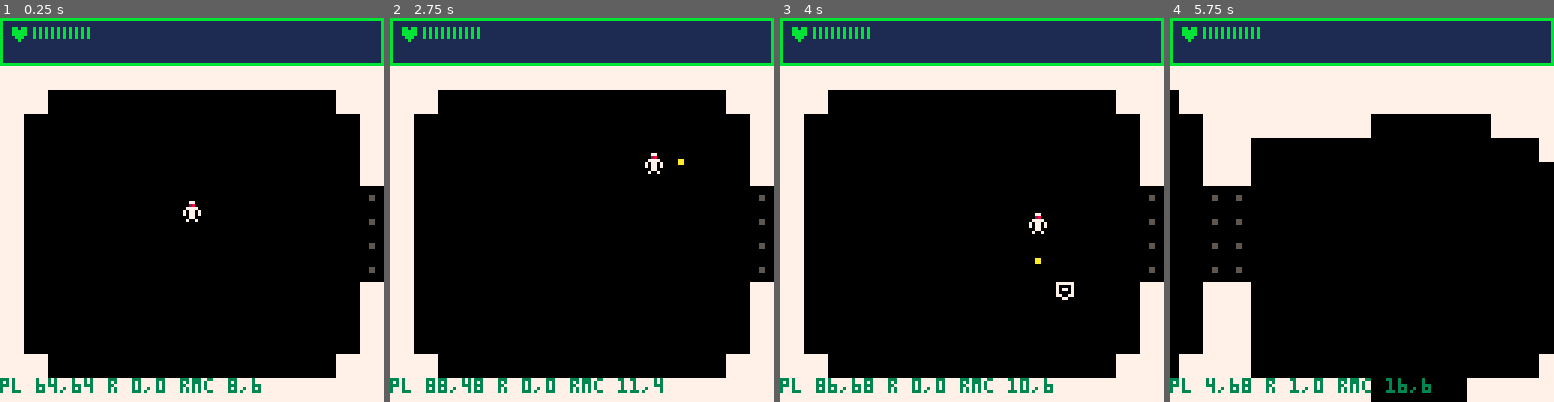
Above: before the commit, frames 1-4 (left to right).
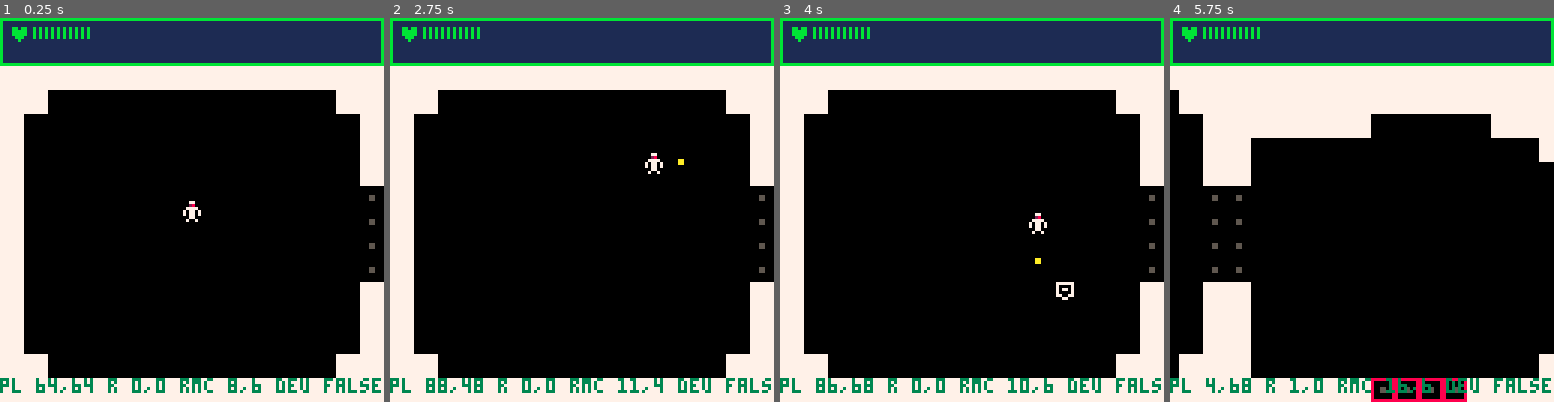
Above: after the commit, the same moments.

Repository: PedroMR/pico8
Game: PICO-8 cartridge ptron.p8
Same seed, same stepped clock (60 frames per second), same inputs: the game is played once before the commit and once after it.
Inputs:
- Up to frame 1 (0.25 s): no input
- Up to frame 2 (2.75 s): tap X (X key) at 0.33, 1.07, 1.85 s; tap O (Z key) at 0.7, 1.7, 2.1, 2.5 s; hold Right 1.6-2.1 s; hold Up 2.15-2.42 s; hold Right from 2.47 s (still down)
- Up to frame 3 (4 s): tap O (Z key) at 2.9, 3.3, 3.7 s; tap X (X key) at 2.97 s; release Right at 3.03 s; hold Left 3.08-3.58 s; hold Down 3.63-3.97 s
- Up to frame 4 (5.75 s): hold Right 4.02-4.68 s; tap X (X key) at 4.08, 5.2 s; tap O (Z key) every 0.4 s from 4.1 to 5.7 s; hold Up 4.73-5.03 s; hold Left 5.08-5.68 s; hold Down from 5.73 s (still down)

The runs differ from the first frame. In frame 1, 0.5% of the frame differs, in the area x 71-100%, y 93-98%; in frame 2, 0.4%; in frame 3, 0.4%; in frame 4, 1.1%, in the area x 52-100%, y 93-100%.

Commit message:
Doors open when enemies are all dead

Diff:
--- a/ptron.p8
+++ b/ptron.p8
@@ -14,7 +14,7 @@
 local room_trans_t=0
 local room_trans_d={0,0}
 local room_trans_time=40
-
+local dr_ene_unlocked=false
 -- player 🐱
 local pl={x=64,y=64,spr=1,shot=10,w=4,h=6}
 local pl_last={x=1,y=0}
@@ -57,8 +57,13 @@
 
 function tile_at(rm,x,y)
  local rx,ry=tile_from_coord(rm,x,y)
- local tx,ty=flr(rx/8),flr(ry/8)
  local t=mget(rx,ry)
+ return t
+end
+
+function tile_at_tcoord(rm,tx,ty)
+ local rx,ry=tile_from_coord(rm,0,0)
+ local t=mget(rx+tx,ry+ty)
  return t
 end
 
@@ -269,6 +274,19 @@
 end
 
 function upd_door()
+ if #ene_obj+#ene_q==0 and not dr_ene_unlocked then
+  dr_ene_unlocked=true
+  for i=0,14 do
+   for j=0,16 do
+		 	local rx,ry=tile_from_coord(room,scr.x0,scr.y0)
+    local tx,ty=rx+j,ry+i
+    local tile=mget(tx,ty)
+    if(tile==66) mset(tx,ty,65)
+
+   end
+  end
+ end
+
  local t=tile_at(room,pl.x,pl.y)
  local f=fget(t)
 	if band(f,2)>0 then
@@ -302,6 +320,7 @@
  room_trans_t=room_trans_time
  set_room(nroom)
  on_door = true
+ dr_ene_unlocked = false
  if pl.y>=120 then
  	pl.y = 4
  	room_trans_d={x=0,y=1}
@@ -324,7 +343,7 @@
  ene_obj={}
  pl_bul={}
  particles={}
- ene_q={e1,e1,e1} --todo per room
+ ene_q={e1} --todo per room
 end
 
 function upd_spawn()
@@ -457,7 +476,7 @@
  color(3)
  local rx,ry=room_tile(room,pl.x,pl.y)
  local rxc,ryc=tile_from_coord(room,pl.x,pl.y)
- print("pl "..pl.x..","..pl.y.." r "..rx..","..ry.. " rmc "..rxc..","..ryc,0,120)
+ print("pl "..pl.x..","..pl.y.." r "..rx..","..ry.. " rmc "..rxc..","..ryc.." deu "..tostr(dr_ene_unlocked),0,120)
 end
 
 function draw_trans()
@@ -707,7 +726,7 @@
 4000000000000000000000000000004040000000000000000000000000000040400000000040400040404000000000404000000000404040404040000000004040000000000000000000000000000040400000000000000000000000000000400000000000000000000000000000000000000000000000000000000000000000
 4000000000000000000000000000004040000000000000000000000000000040400000000000000000000000000000404000000000000040400000000000004040000000000000000000000000000040400000000000000000000000000000400000000000000000000000000000000000000000000000000000000000000000
 4040000000000000000000000000404040000000000000000000000000404040400000000000000000000000000000404000000000000000000000000000004040000000000000000000000000000040400000000000000000000000000000400000000000000000000000000000000000000000000000000000000000000000
-4040404040404040404040404040404040404040404000000000404040404040400000000000000000000000000000404000000000000000000000000000004040000000000000000000000000000040400000000000000000000000000000400000000000000000000000000000000000000000000000000000000000000000
+4040404040404040404040404040404040404040404042424242404040404040400000000000000000000000000000404000000000000000000000000000004040000000000000000000000000000040400000000000000000000000000000400000000000000000000000000000000000000000000000000000000000000000
 4000000000000000000000000000004040000000000000000000000000000040400000000000000000000000000000404000000000000000000000000000004040000000000000000000000000000040400000000000000000000000000000400000000000000000000000000000000000000000000000000000000000000000
 4040404040400000000040404040404040404040404000000000404040404040404040404040000000004040404040404040404040400000000040404040404040404040404000000000404040404040404040404040000000004040404040400000000000000000000000000000000000000000000000000000000000000000
 4040404040400000000040404040404040404040404000000000404040404040404040404040000000004040404040404040404040400000000040404040404040404040404000000000404040404040404040404040000000004040404040400000000000000000000000000000000000000000000000000000000000000000
